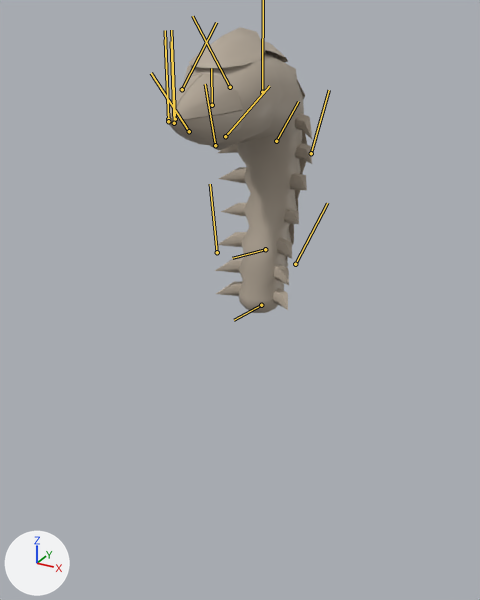
What one commit did to the FBX model BugSplat/Assets/Graphics/Animation/Projectile_worm_UPDownAttackIdle.fbx.
Rendered twice from a camera (50 mm lens) standing at (2.78, -5.5, 2.76) and looking at (-0.12, -0.22, 0.13). Lighting does not change. The marker at lower left points along +X, +Y and +Z. Both versions are drawn at frame 43 of the action 'Take 001'; the numbers are the values there. The bones that bend it are drawn over the model as lines.

Objects in the first picture: 'Beak_01', 'Beak_02', 'Beak_03', 'Beak_04', 'Body'.
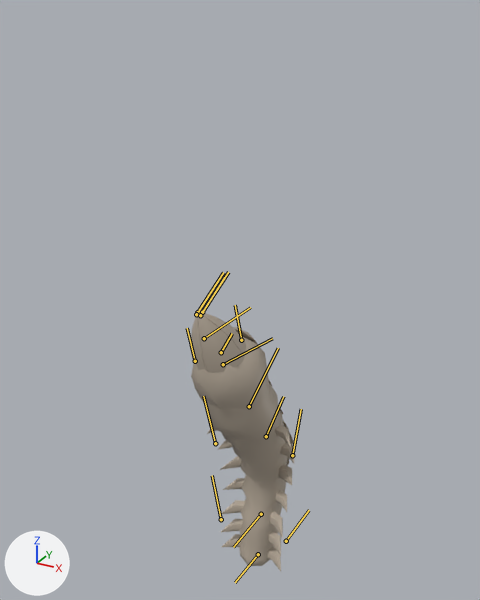
Changed parts and their boxes [x1, y1, x2, y2] in the pictures (480 x 600 px):
'Body', posed (20% narrower, 15% shorter)
    before: [183, 27, 312, 313]
    after: [191, 327, 294, 571]
'Beak_02', posed (37% narrower, 68% taller)
    before: [169, 110, 244, 146]
    after: [198, 312, 245, 373]
'Beak_04', posed (35% narrower)
    before: [169, 74, 243, 121]
    after: [198, 311, 246, 357]
'Beak_01', posed
    before: [168, 122, 203, 145]
    after: [190, 311, 207, 371]
'Beak_03', posed (not visible afterwards)
    before: [167, 73, 205, 122]
bone 'Spine_01', root to tip
    before: (261, 305) to (234, 320)
    after: (258, 554) to (235, 582)
bone 'Spine_02', root to tip
    before: (265, 249) to (232, 258)
    after: (261, 514) to (233, 547)
bone 'Spine_03', root to tip
    before: (276, 141) to (298, 101)
    after: (266, 436) to (283, 396)

The edits, one by one:
Bone 'Spine_01' (bone_spine_01) moves from (0.0, 0.0, 0.0) to (-329.0, -40.5, 0.0).
Bone 'Spine_02' (bone_spine_02) turns from (0, 0, 0) to (0, 0, 6) degrees about its own x, y and z.
Bone 'Spine_03' (bone_spine_03) turns from (0, 0, 0) to (3, -9, 13) degrees about its own x, y and z.
Bone 'Neck_01' (bone_neck_01) turns from (0, 0, 0) to (0, 0, 60) degrees about its own x, y and z.
